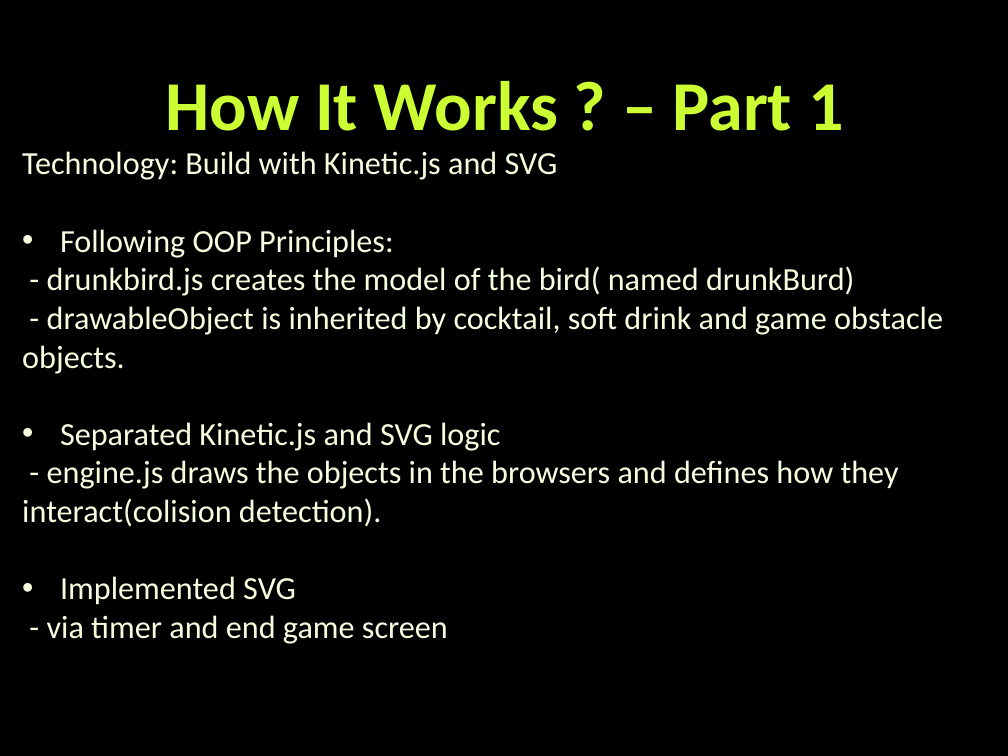
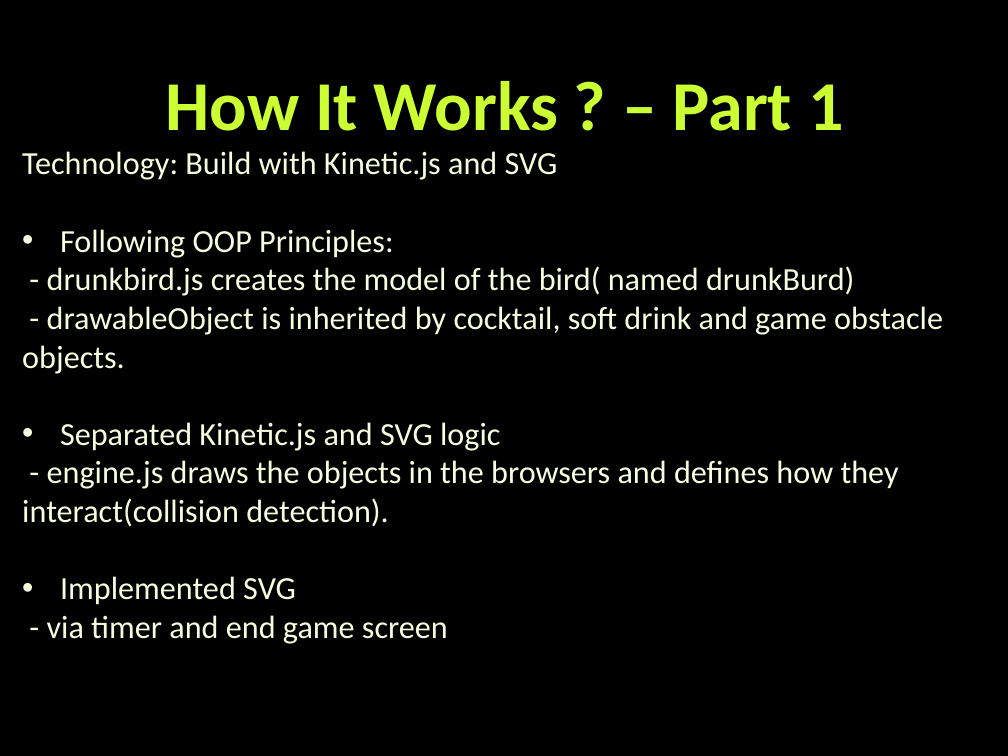
Before and after one commit to Spurch/TeamSazerac, a slide deck: slide 4 of TeamSazerac.pptx. Drawn at 1008x756 pixels with LibreOffice and Linux fonts; fonts in the diff are those of the drawing; background and template pictures are left out. Boxes give left, top, right and bottom in pixels: in the first picture for what was removed or moved away, otherwise in the second. Text is boxed around its words. In the diff, an @@ line names an element or a change of style, - is before the commit and + after.

Commit message:
little fix

```diff
--- a/TeamSazerac.pptx
+++ b/TeamSazerac.pptx
@@ text at (x1=22, y1=460, x2=899, y2=527): text changed @@
-- engine.js draws the objects in the browsers and defines how they interact(colision detection).
+- engine.js draws the objects in the browsers and defines how they interact(collision detection).
```
Also in this commit, not shown: 1 other slide changed.
